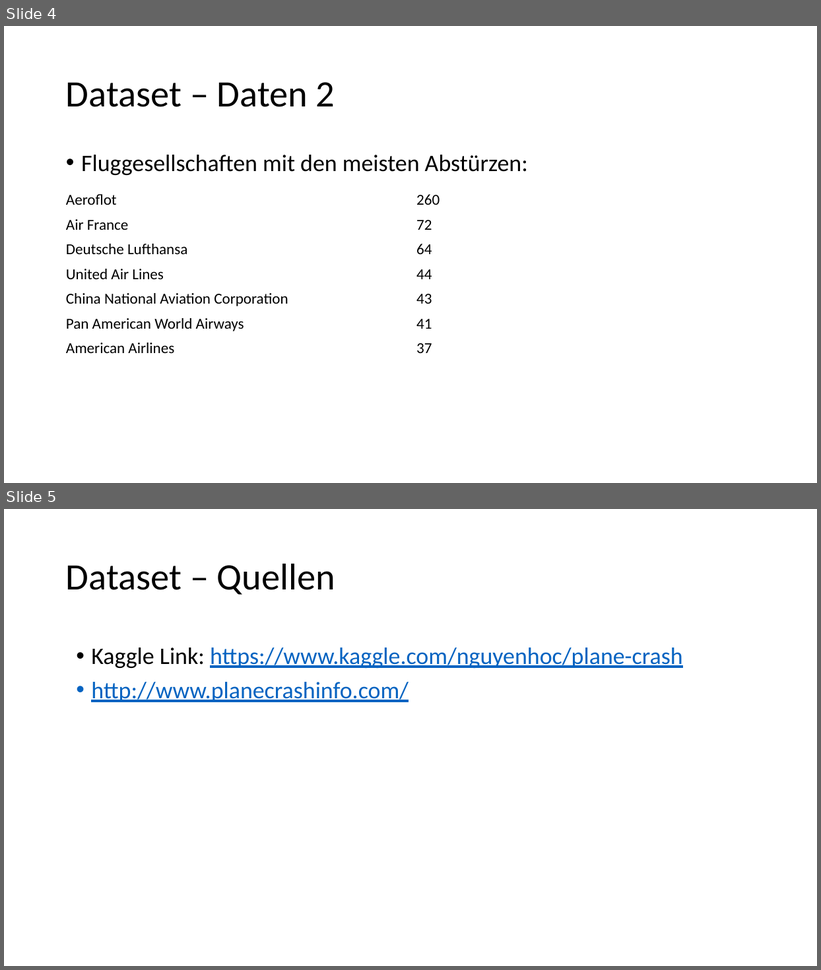
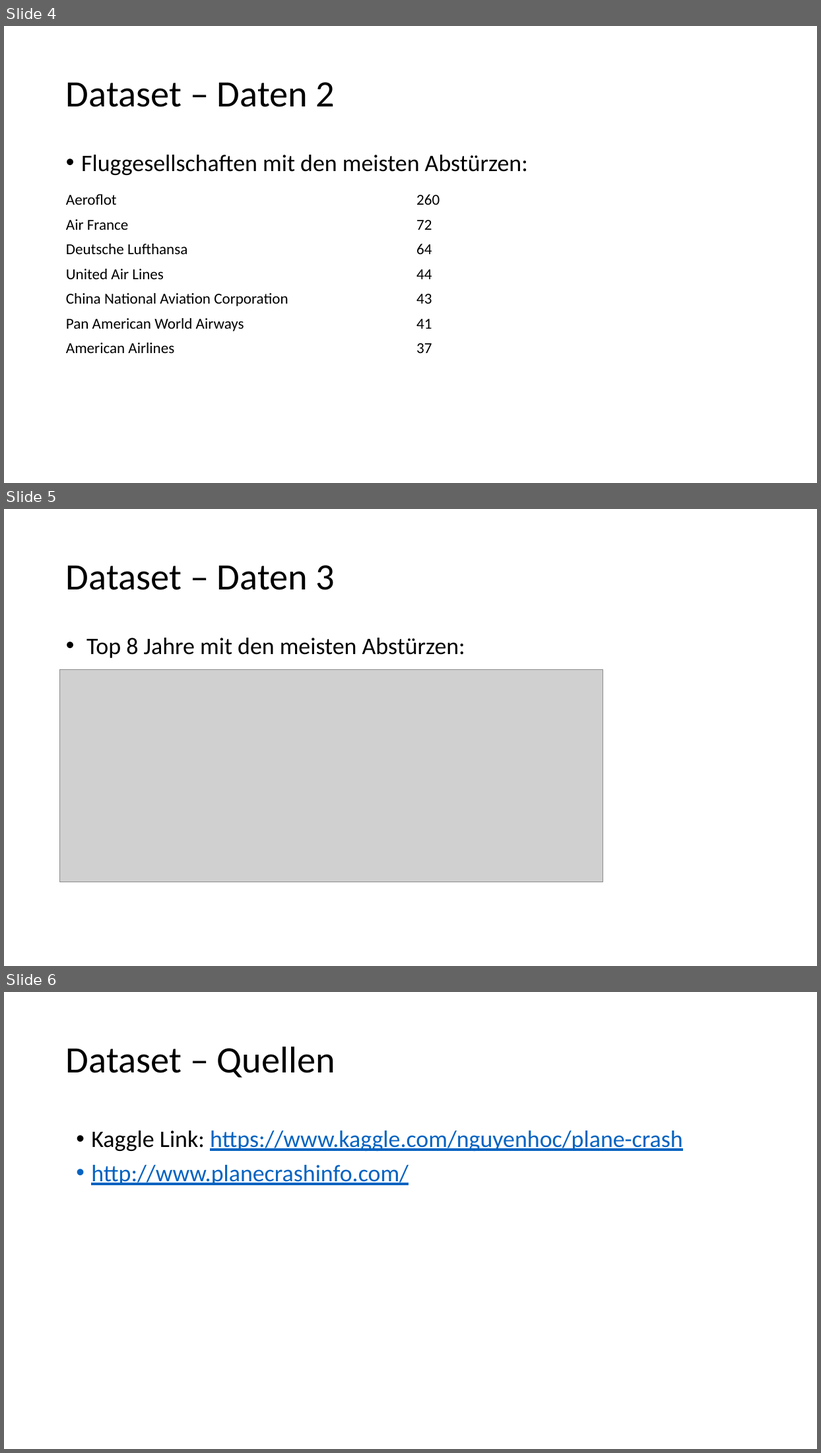
Before and after one commit to nojetlag/CASINFE18_BigData, a slide deck: Historical Plane Crashes/Präsentation/Leistungsnachweis BigData Plane Crashes.pptx. Shown one above the other, each under a label of ours: slides 4 and 5 before the commit, slides 4, 5 and 6 after it. The pictures are 821x970 and 821x1453 pixels, drawn with LibreOffice and Linux fonts; fonts in the diff are those of the drawing; grey boxes stand for pictures. Boxes give left, top, right and bottom in pixels: in the first picture for what was removed or moved away, otherwise in the second. Text is boxed around its words. In the diff, an @@ line names an element or a change of style, - is before the commit and + after.

Commit message:
add new notebook & adjust slides

```diff
--- a/Historical Plane Crashes/Präsentation/Leistungsnachweis BigData Plane Crashes.pptx
+++ b/Historical Plane Crashes/Präsentation/Leistungsnachweis BigData Plane Crashes.pptx
@@ slide 5 added at (4,509,817,966), background #FFFFFF @@
@@ title added at (66,565,335,590), 44 pt, text #000000 @@
+Dataset – Daten 3
@@ text added at (86,638,465,658), 28 pt, text #000000 @@
+• Top 8 Jahre mit den meisten Abstürzen:
@@ picture added at (60,669,603,883) @@
@@ what was slide 5 is now slide 6 @@
```
Also in this commit, not shown: 1 other file.
